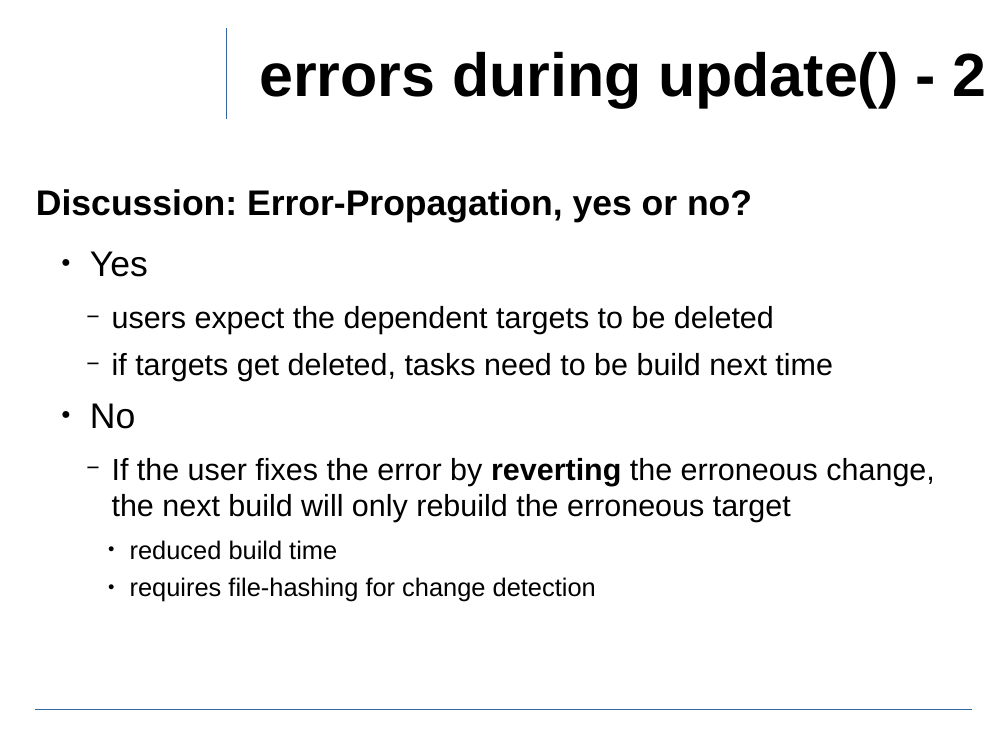
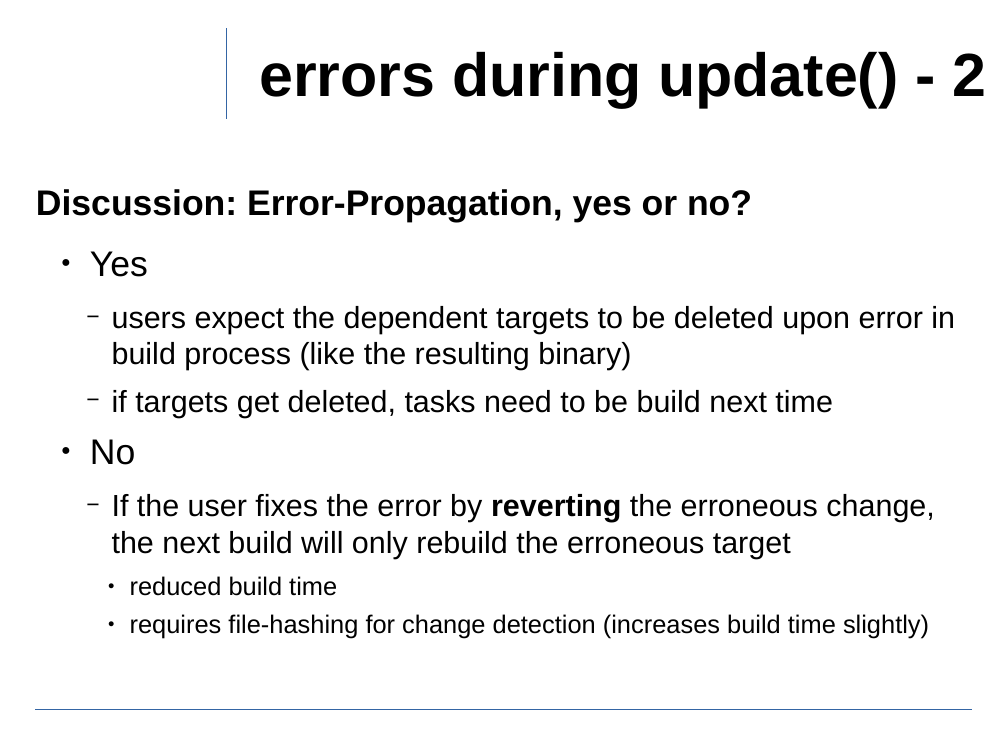
Before and after one commit to ewuenf/Makr, a slide deck: slide 18 of doc/concepts/Makr_Concepts.01.odp. Drawn at 1008x756 pixels with LibreOffice and Linux fonts; fonts in the diff are those of the drawing; background and template pictures are left out. Boxes give left, top, right and bottom in pixels: in the first picture for what was removed or moved away, otherwise in the second. Text is boxed around its words. In the diff, an @@ line names an element or a change of style, - is before the commit and + after.

```diff
--- a/doc/concepts/Makr_Concepts.01.odp
+++ b/doc/concepts/Makr_Concepts.01.odp
@@ text at (x1=112, y1=306, x2=955, y2=370): text changed @@
-    − users expect the dependent targets to be deleted
+    − users expect the dependent targets to be deleted upon error in build process (like the resulting binary)
@@ text at (x1=130, y1=614, x2=929, y2=638): text changed @@
-      ● requires file-hashing for change detection
+      ● requires file-hashing for change detection (increases build time slightly)
```
Also in this commit, not shown: 6 other slides changed.
